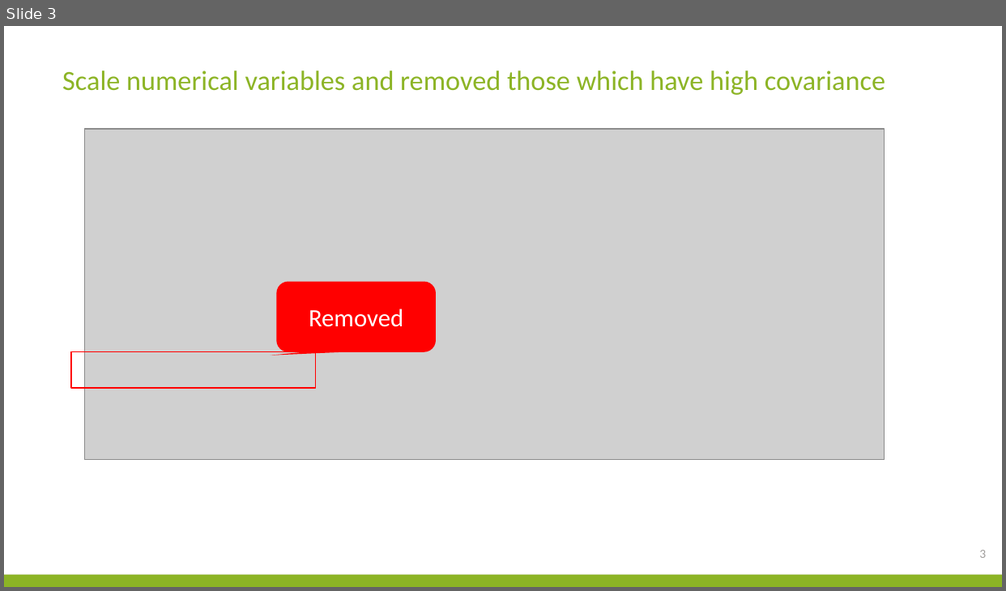
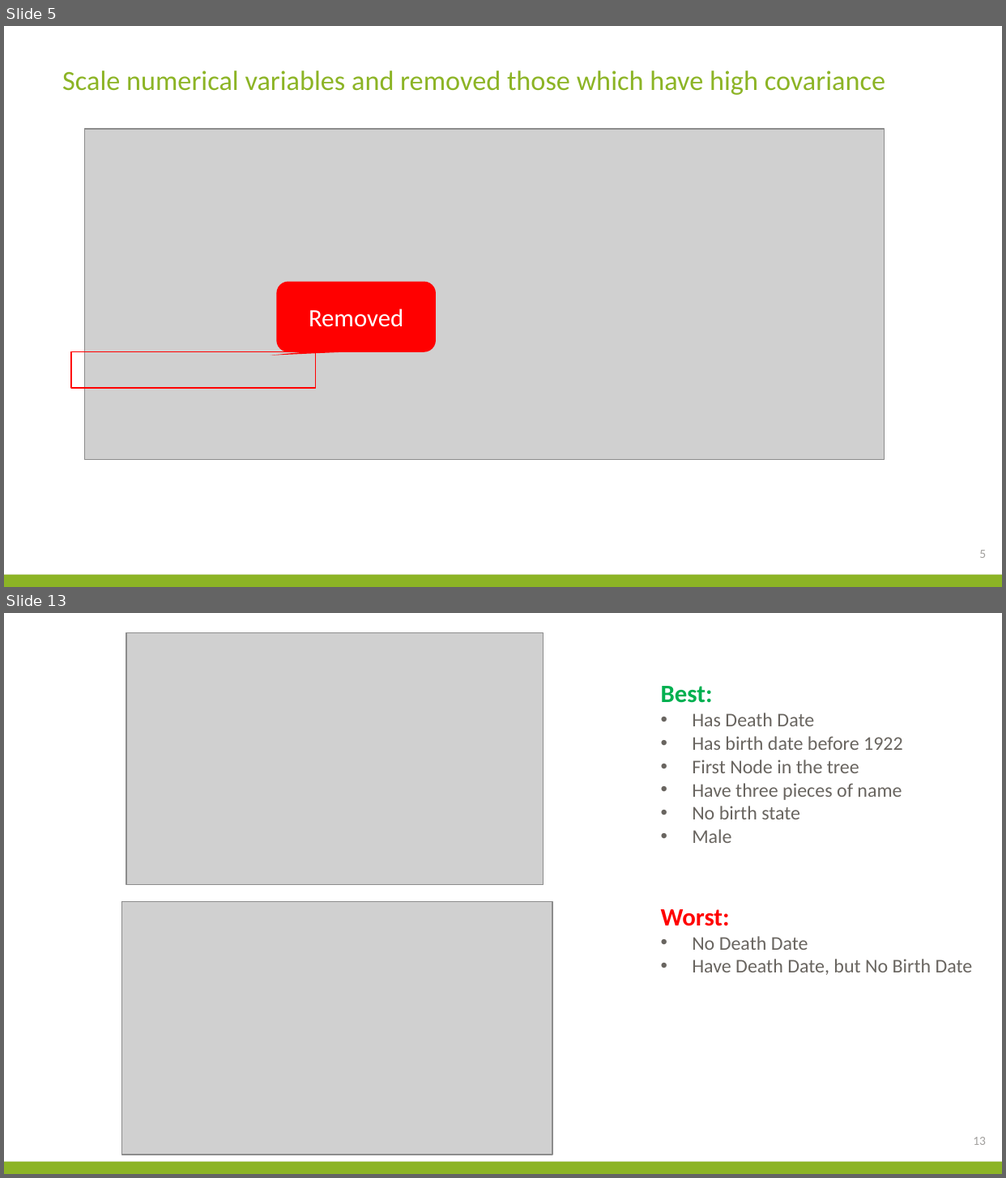
Before and after one commit to Jianqingwangcindy/DAT_SF_14, a slide deck: project/ProjectPresentation.pptx. Shown one above the other, each under a label of ours: slide 3 before the commit, slides 5 and 13 after it; the slides between them are not shown. The pictures are 1006x591 and 1006x1178 pixels, drawn with LibreOffice and Linux fonts; fonts in the diff are those of the drawing; grey boxes stand for pictures; background and template pictures are left out. Boxes give left, top, right and bottom in pixels: in the first picture for what was removed or moved away, otherwise in the second. Text is boxed around its words. In the diff, an @@ line names an element or a change of style, - is before the commit and + after.

```diff
--- a/project/ProjectPresentation.pptx
+++ b/project/ProjectPresentation.pptx
@@ slide 13 added at <box>4,613,1002,1174</box>, background #FFFFFF; not listed: 1 template element that a slide beside it also shows @@
@@ picture added at <box>127,633,544,885</box> @@
@@ text added at <box>661,686,973,975</box>, 14 pt, text #696560 @@
+Best:
+• Has Death Date
+• Has birth date before 1922
+• First Node in the tree
+• Have three pieces of name
+• No birth state
+• Male
+Worst:
+• No Death Date
+• Have Death Date, but No Birth Date
@@ picture added at <box>121,901,552,1155</box> @@
@@ page number added at <box>973,1137,986,1145</box>, 9 pt, text #A19F9D @@
+13
@@ what was slide 3 is now slide 5 @@
@@ page number at <box>979,550,986,558</box>: text changed @@
-3
+5
```
Also in this commit, not shown: 3 slides changed, 13 other slides added, 2 slides removed, 9 other files.
